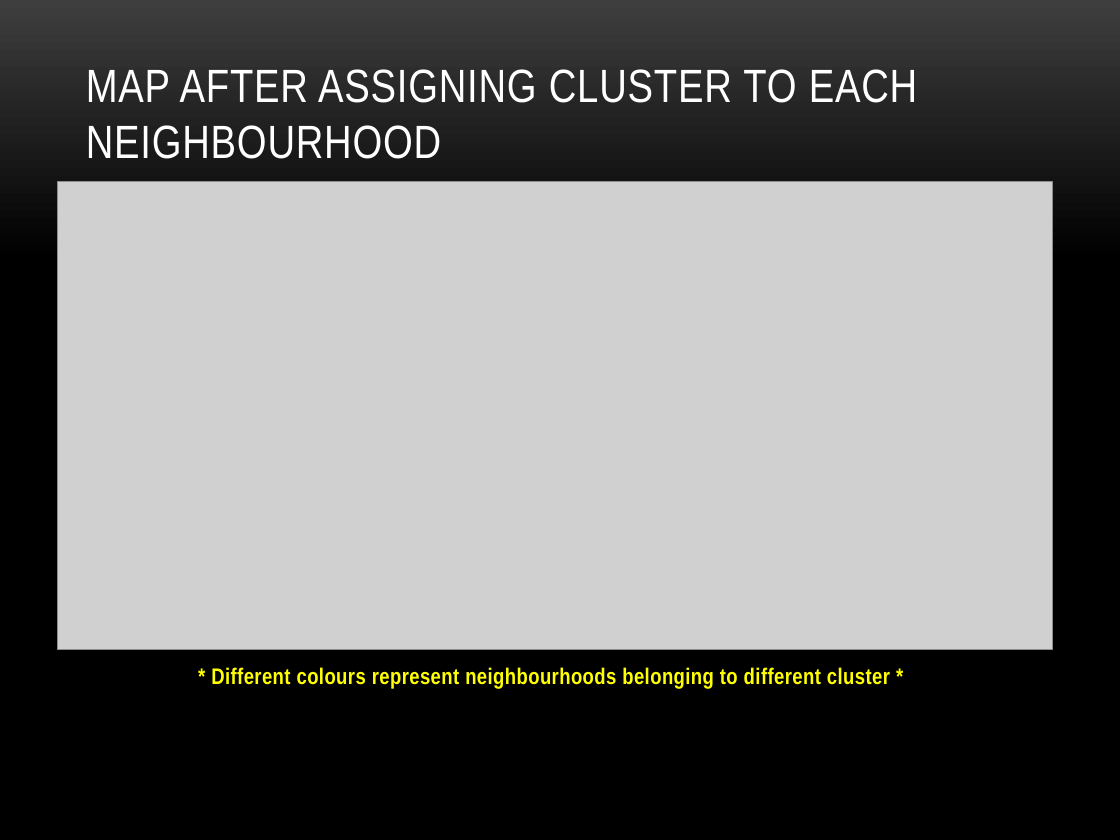
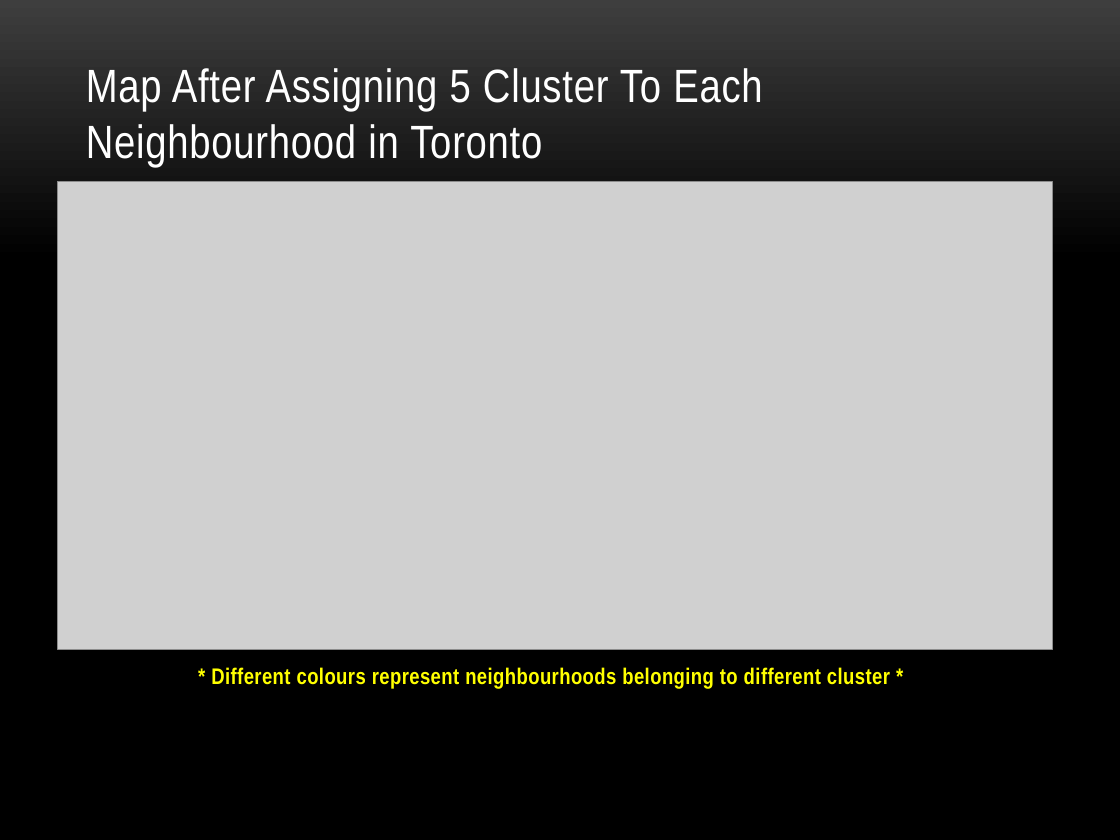
Before and after one commit to LovinChristy/COURSERA_CAPSTONE_PROJECT, a slide deck: slide 7 of Presentation_Capstone_Project.pptx (slide 6 before the commit). Drawn at 1120x840 pixels with LibreOffice and Linux fonts; fonts in the diff are those of the drawing; grey boxes stand for pictures; background and template pictures are left out. Boxes give left, top, right and bottom in pixels: in the first picture for what was removed or moved away, otherwise in the second. Text is boxed around its words. In the diff, an @@ line names an element or a change of style, - is before the commit and + after.

```diff
--- a/Presentation_Capstone_Project.pptx
+++ b/Presentation_Capstone_Project.pptx
@@ title at (86, 68, 762, 168): text changed @@
-MAP AFTER ASSIGNING CLUSTER TO EACH NEIGHBOURHOOD
+Map After Assigning 5 Cluster To Each Neighbourhood in Toronto
```
Also in this commit, not shown: 4 other slides changed, 1 slide added, 1 other file.
